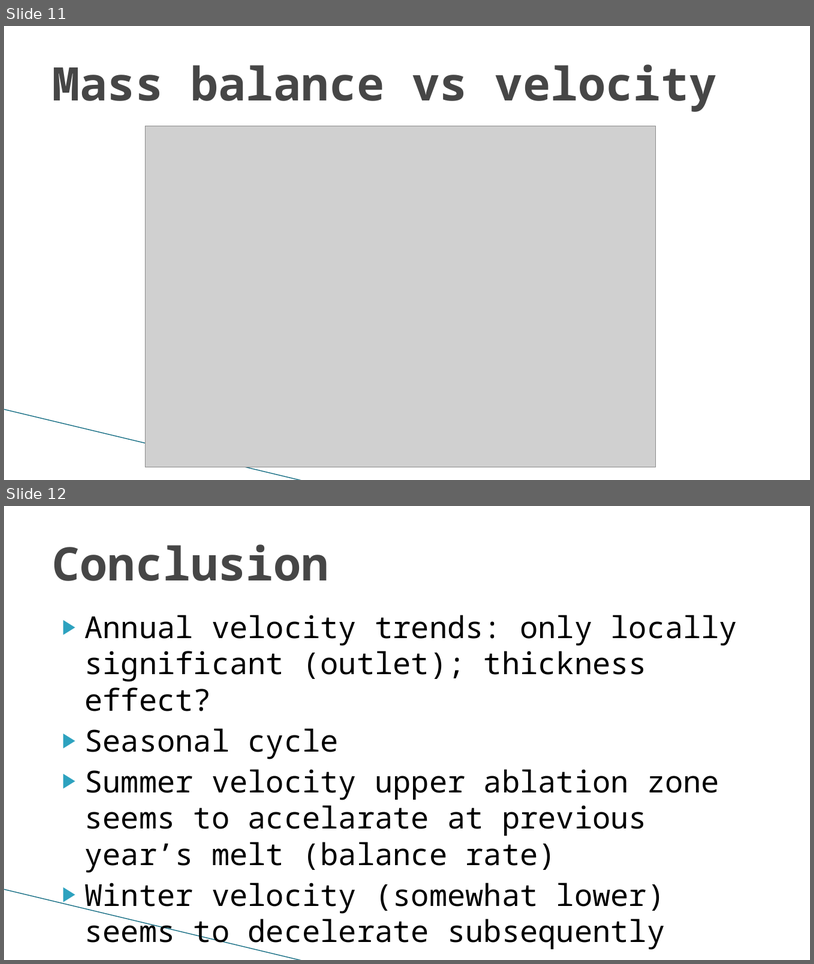
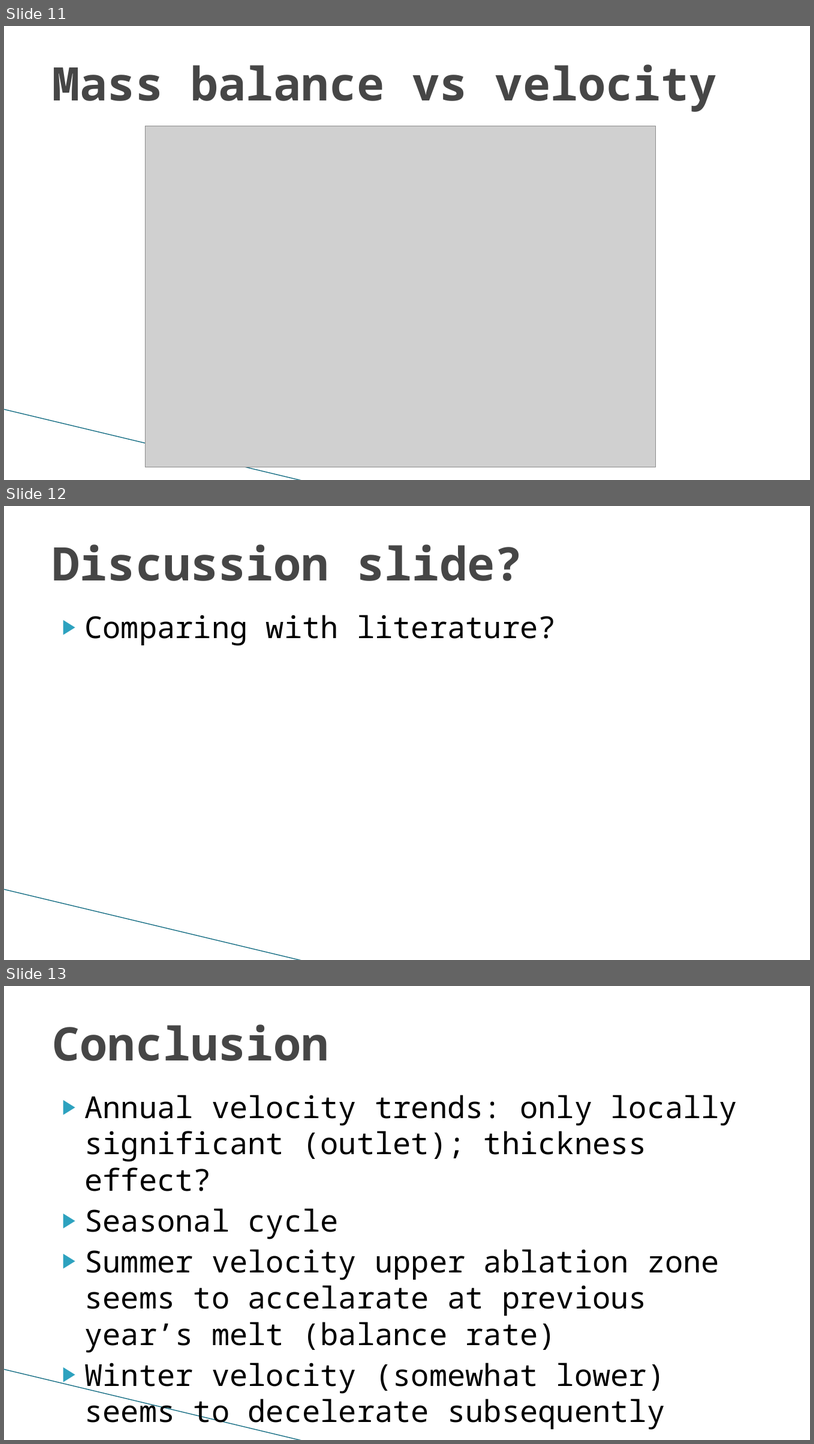
Before and after one commit to meteoNL/MAIO_project, a slide deck: presentatie/presentatie_maio_v2.pptx. Shown one above the other, each under a label of ours: slides 11 and 12 before the commit, slides 11, 12 and 13 after it. The pictures are 814x964 and 814x1444 pixels, drawn with LibreOffice and Linux fonts; fonts in the diff are those of the drawing; grey boxes stand for pictures; background and template pictures are left out. Boxes give left, top, right and bottom in pixels: in the first picture for what was removed or moved away, otherwise in the second. Text is boxed around its words. In the diff, an @@ line names an element or a change of style, - is before the commit and + after.

Commit message:
discussion?

```diff
--- a/presentatie/presentatie_maio_v2.pptx
+++ b/presentatie/presentatie_maio_v2.pptx
@@ slide 12 added at [4, 506, 810, 960], background #FFFFFF; not listed: 1 template element that a slide beside it also shows @@
@@ title added at [53, 544, 523, 581], 55 pt, text #464646, bold @@
+Discussion slide?
@@ text added at [84, 615, 557, 646], 36 pt, text #000000 @@
+▶ Comparing with literature?
@@ what was slide 12 is now slide 13 @@
```
